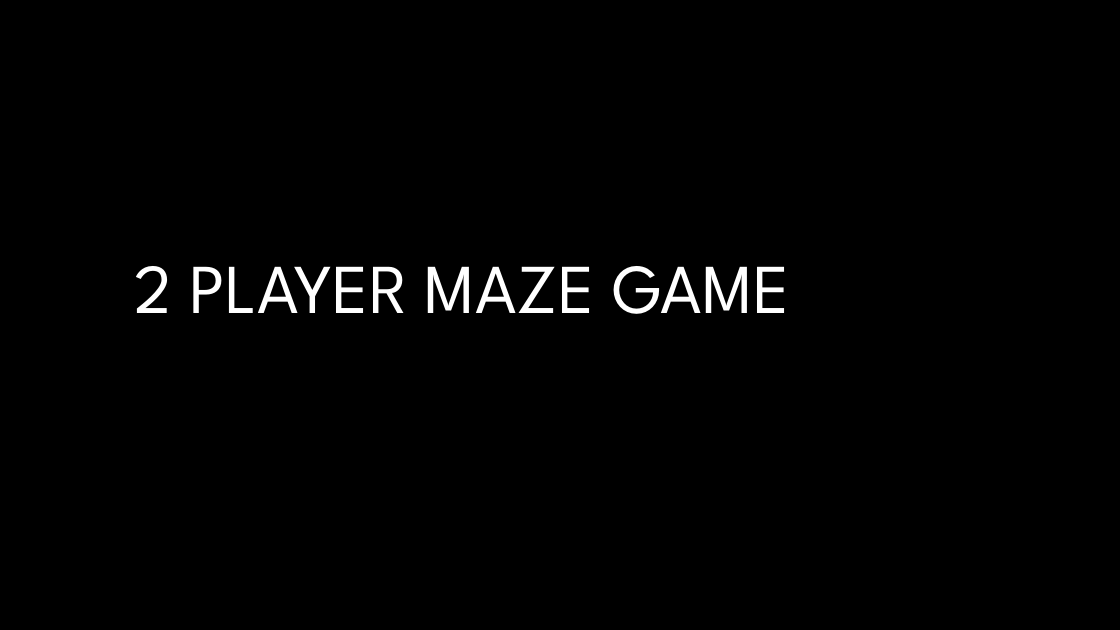
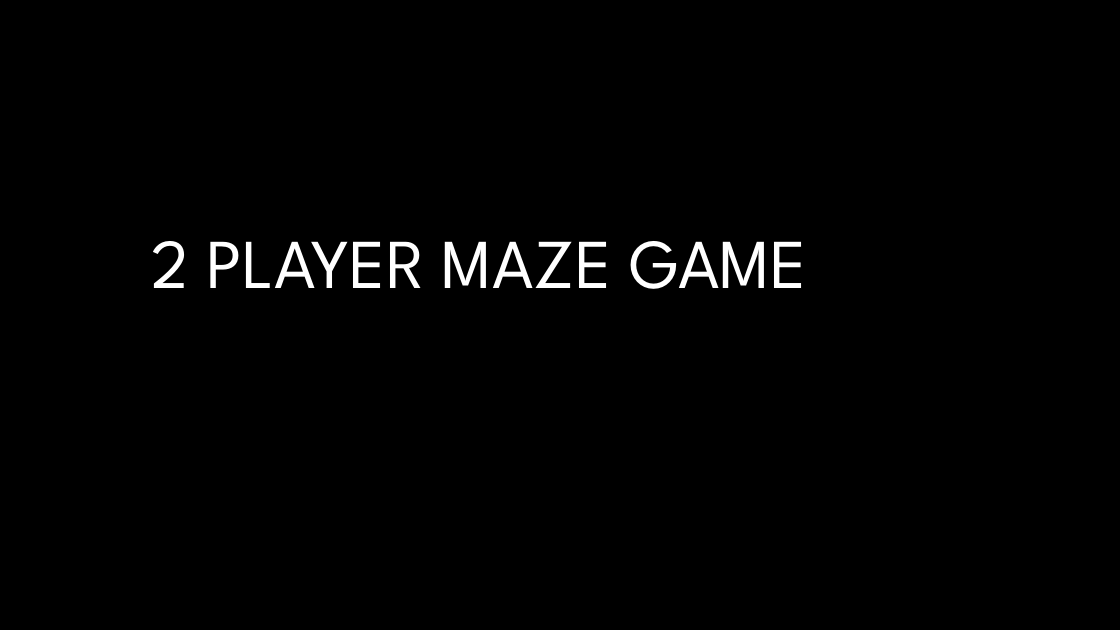
Before and after one commit to DeEpThOuGhT2020/SDL_2PlayerGame, a slide deck: slide 1 of Presentation.pptx. Drawn at 1120x630 pixels with LibreOffice and Linux fonts; fonts in the diff are those of the drawing; background and template pictures are left out. Boxes give left, top, right and bottom in pixels: in the first picture for what was removed or moved away, otherwise in the second. Text is boxed around its words. In the diff, an @@ line names an element or a change of style, - is before the commit and + after.

```diff
--- a/Presentation.pptx
+++ b/Presentation.pptx
@@ title "2 PLAYER MAZE GAME": place and size @@
-title "2 PLAYER MAZE GAME" at [134, 266, 790, 314]
+title "2 PLAYER MAZE GAME" at [152, 241, 807, 289]
```
Also in this commit, not shown: 3 other slides changed, 7 slides added, 5 slides removed.
